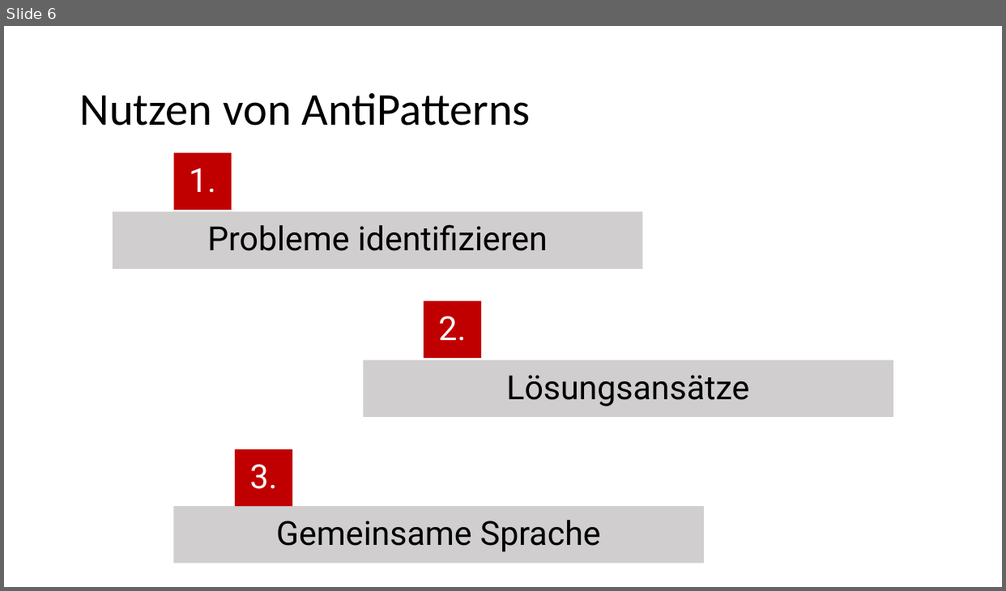
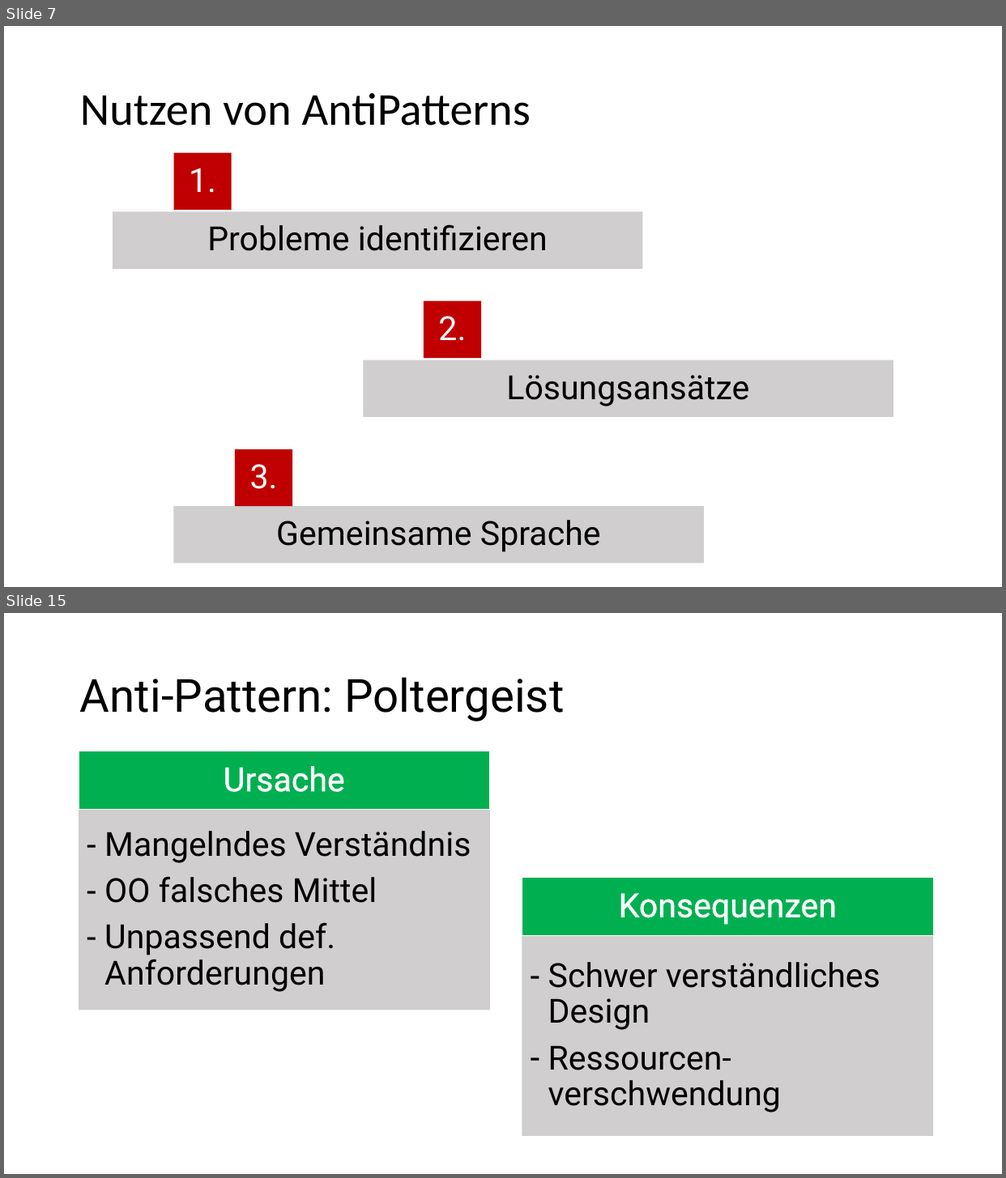
Before and after one commit to tkrieger/AntiPatterns, a slide deck: pres_antipatterns.pptx. Shown one above the other, each under a label of ours: slide 6 before the commit, slides 7 and 15 after it; the slides between them are not shown. The pictures are 1006x591 and 1006x1178 pixels, drawn with LibreOffice and Linux fonts; fonts in the diff are those of the drawing. Boxes give left, top, right and bottom in pixels: in the first picture for what was removed or moved away, otherwise in the second. Text is boxed around its words. In the diff, an @@ line names an element or a change of style, - is before the commit and + after.

```diff
--- a/pres_antipatterns.pptx
+++ b/pres_antipatterns.pptx
@@ slide 15 added at bbox=[4, 613, 1002, 1174], background #FFFFFF @@
@@ title added at bbox=[80, 677, 564, 722], 44 pt, text #000000 @@
+Anti-Pattern: Poltergeist
@@ rectangle added at bbox=[79, 752, 491, 810], fill #00B050, outline #FFFFFF 1 pt, 32 pt, text #FFFFFF @@
+Ursache
@@ rectangle added at bbox=[79, 810, 491, 1011], fill #D0CECE, 32 pt, text #000000 @@
+– Mangelndes Verständnis
+– OO falsches Mittel
+– Unpassend def. Anforderungen
@@ rectangle added at bbox=[522, 877, 934, 935], fill #00B050, outline #FFFFFF 1 pt, 32 pt, text #FFFFFF @@
+Konsequenzen
@@ rectangle added at bbox=[522, 935, 934, 1136], fill #D0CECE, 32 pt, text #000000 @@
+– Schwer verständliches Design
+– Ressourcen-verschwendung
@@ what was slide 6 is now slide 7 @@
```
Also in this commit, not shown: 3 slides changed, 18 other slides added, 4 other files.
